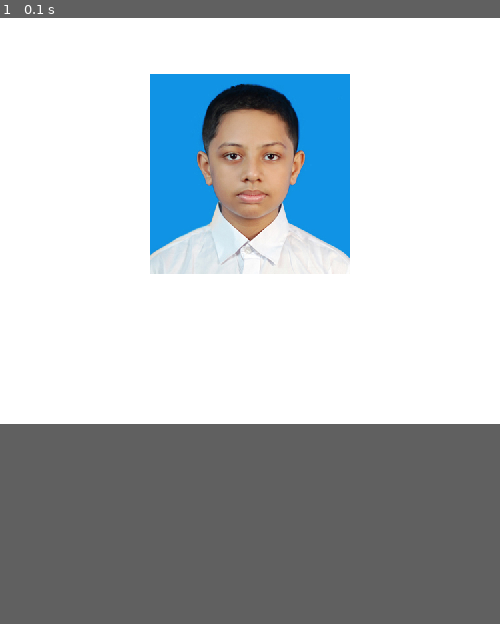
Above: before the commit, frame 1.
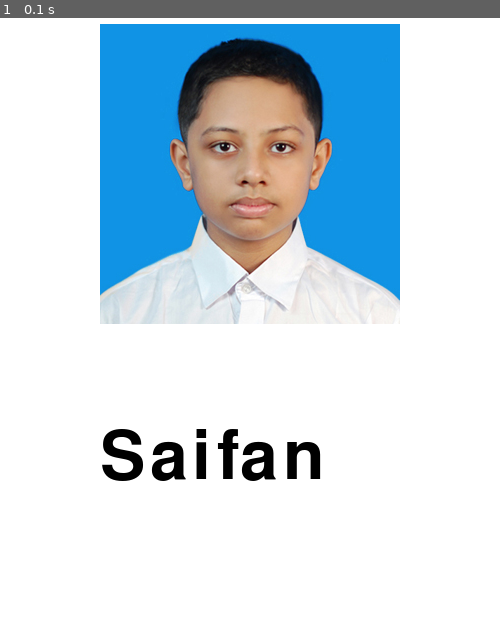
Above: after the commit, the same moment.

Repository: Saifan594/Let-s-Begin-with-Pygame
Game: pygame game, started from My First Game Screen.py
Two runs of this game, one before a commit and one after it. Both use one fixed random seed, a clock stepped at 60 frames per second and the inputs below.
Inputs:
- Up to frame 1 (0.1 s): no input
In our replay, the window is 500x500 before the commit and 500x700 after it. These sizes can differ from the game's own. Grey fills any space a smaller window leaves; there, only what the larger window draws over its background counts as a difference.

The runs differ from the first frame. In frame 1, 23% of the frame differs, in the area x 20-80%, y 0-77%.

Commit message:
first commit

Diff:
--- a/My First Game Screen.py
+++ b/My First Game Screen.py
@@ -1,30 +1,41 @@
+print("\033c")
+
 import pygame
 
 pygame.init()
 
-white = (255, 255, 255)
+display_title = "My First Game Screen"
+display_size = (500, 700)
+display_color = (255, 255, 255)
+display = pygame.display.set_mode(display_size)
+pygame.display.set_caption(display_title)
 
+image_filename = "Photo.jpg"
+image_size = (300, 300)
+image_dest = (100, 100)
+image_surface = pygame.image.load(image_filename)
+image = pygame.transform.scale(image_surface, image_size)
+
+font_size = 100
+font_text = "Saifan"
+font_antialias = True
+font_dest = (100, 500)
+font_color = (0, 0, 0)
+font = pygame.font.SysFont(pygame.font.get_default_font(), font_size)
+text = font.render(font_text, font_antialias, font_color)
+
+clock_framerate = 30
 clock = pygame.time.Clock()
 
-displaySurface = pygame.display.set_mode((500, 500))
-pygame.display.set_caption("My First Game Screen")
+while True:
+    display.fill(display_color)
 
-image = pygame.image.load("Photo.jpg")
-
-defaultImageSize = (200, 200)
-
-image = pygame.transform.scale(image, defaultImageSize)
-
-defaultImagePosition = (150, 150)
-
-while True:
-    displaySurface.fill(white)
-    displaySurface.blit(image, defaultImagePosition)
+    display.blit(image, image_dest)
+    display.blit(text, font_dest)
 
     for event in pygame.event.get():
         if event.type == pygame.QUIT:
             pygame.quit()
 
     pygame.display.flip()
-
-    clock.tick(30)
+    clock.tick(clock_framerate)
